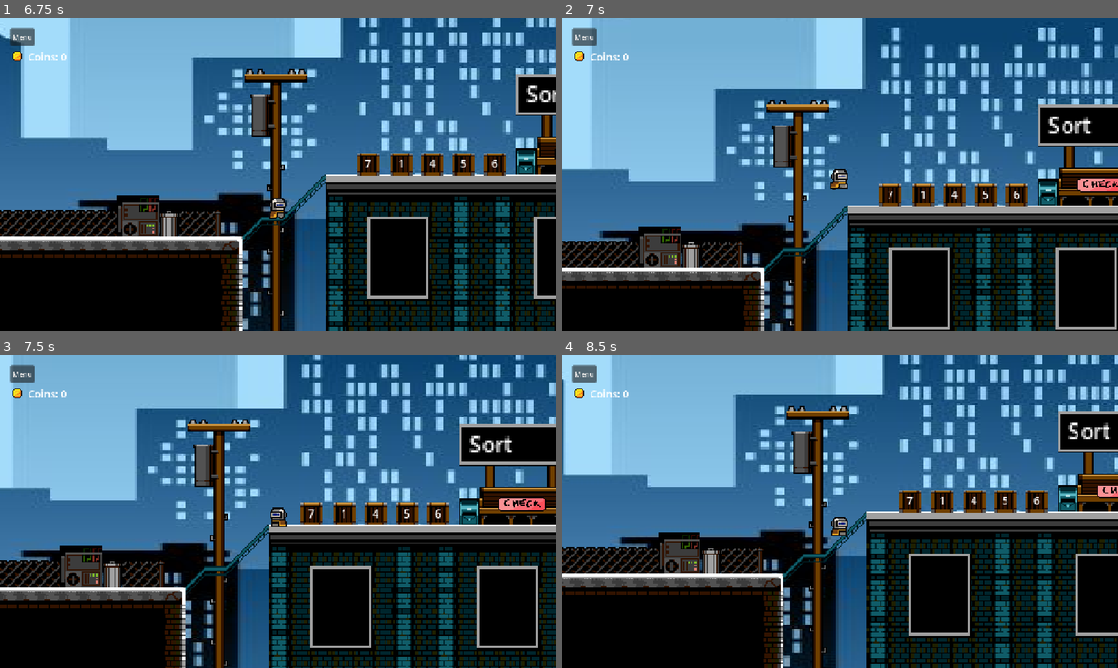
Above: before the commit, frames 1-4 (two rows, left to right).
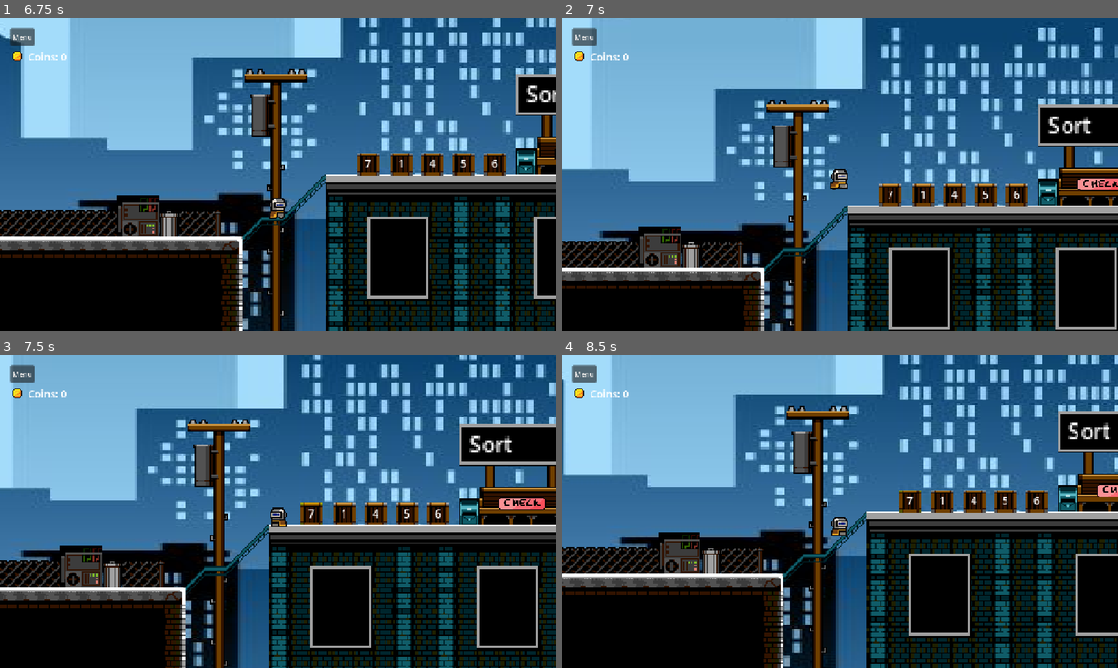
Above: after the commit, the same moments.

Repository: Natr1xon/puzzle_game
Game: Godot game, scene res://scenes/main/main.tscn
Same seed, same stepped clock (60 frames per second), same inputs: the game is played once before the commit and once after it.
Inputs:
- Up to frame 1 (6.75 s): click "Play" at 0.5 s; click "Play" at 1.25 s; click "Menu" at 2 s; click "Resume" at 2.75 s; hold D (move_right) 3.53-5.03 s; tap E (interact) every 0.75 s from 3.6 to 6.6 s; tap Space (jump) at 3.77, 4.52, 6.02 s; hold A (move_left) 5.03-5.78 s; hold D (move_right) from 5.78 s (still down)
- Up to frame 2 (7 s): keep holding D (move_right); tap Space (jump) at 6.77 s
- Up to frame 3 (7.5 s): release D (move_right) at 7.28 s; hold A (move_left) from 7.28 s (still down); tap E (interact) at 7.35 s
- Up to frame 4 (8.5 s): tap Space (jump) at 7.52 s; release A (move_left) at 8.03 s; hold D (move_right) from 8.03 s (still down); tap E (interact) at 8.1 s

Frame 1 is identical in both runs. In frame 2, less than 0.1% of the frame differs, in the area x 92-100%, y 51-56%; in frame 3, 0.1%, in the area x 54-99%, y 45-55%; in frame 4, less than 0.1%.
Error before the commit: Invalid assignment of property or key 'text' with value of type 'String' on a base object of type 'Nil'. (res://scripts/level_01/puzzle_object.gd:11)

Commit message:
all levels playable

Diff:
--- a/scenes/levels/level_01.tscn
+++ b/scenes/levels/level_01.tscn
@@ -5,14 +5,10 @@
 [ext_resource type="Script" uid="uid://bpi7jvc4hd0hl" path="res://scripts/level_01/level_logic_1.gd" id="2_uvc87"]
 [ext_resource type="PackedScene" uid="uid://chs3ia44ls6on" path="res://scenes/objects/puzzle_object.tscn" id="3_qdh5e"]
 [ext_resource type="PackedScene" uid="uid://b617fba8fvuvo" path="res://scenes/player/player.tscn" id="4_uvc87"]
-[ext_resource type="Script" uid="uid://vhrikkdvirs3" path="res://scripts/objects/check_button.gd" id="5_qdh5e"]
 [ext_resource type="Texture2D" uid="uid://8tnd84iqcm6f" path="res://assets/sprites/city/Assets_City.png" id="6_1ey3t"]
-[ext_resource type="Texture2D" uid="uid://7uq5jajupo7n" path="res://assets/sprites/button/button.png" id="6_50wog"]
+[ext_resource type="PackedScene" uid="uid://bhj8yhsi6w7tb" path="res://scenes/objects/check_button.tscn" id="6_kfebt"]
 [ext_resource type="PackedScene" uid="uid://cf043gxy2xtfm" path="res://scenes/kill_zone.tscn" id="7_kfebt"]
 [ext_resource type="Texture2D" uid="uid://cqvlxh1x71a5r" path="res://assets/background/bluecity.jpg" id="10_r72dd"]
-
-[sub_resource type="RectangleShape2D" id="RectangleShape2D_50wog"]
-size = Vector2(43, 20)
 
 [sub_resource type="TileSetAtlasSource" id="TileSetAtlasSource_r72dd"]
 texture = ExtResource("6_1ey3t")
@@ -504,21 +500,8 @@
 [node name="Coin5" parent="CoinContainer" unique_id=982289458 groups=["coins"] instance=ExtResource("2_r72dd")]
 position = Vector2(-86, -38)
 
-[node name="CheckButton" type="Node2D" parent="." unique_id=1808353633]
-position = Vector2(438, -180)
-script = ExtResource("5_qdh5e")
-
-[node name="Sprite2D" type="Sprite2D" parent="CheckButton" unique_id=924133208]
-position = Vector2(-52, 102)
-scale = Vector2(0.11304346, 0.07968751)
-texture = ExtResource("6_50wog")
-
-[node name="Area2D" type="Area2D" parent="CheckButton" unique_id=1283344456]
-position = Vector2(-37, 102)
-
-[node name="CollisionShape2D" type="CollisionShape2D" parent="CheckButton/Area2D" unique_id=694924043]
-position = Vector2(-15, -1)
-shape = SubResource("RectangleShape2D_50wog")
+[node name="CheckButton" parent="." unique_id=1573709163 instance=ExtResource("6_kfebt")]
+position = Vector2(386, -79)
 
 [node name="FeedbackLabel" type="Label" parent="." unique_id=651166233]
 offset_left = 346.0
--- a/scenes/levels/level_02.tscn
+++ b/scenes/levels/level_02.tscn
@@ -5,15 +5,11 @@
 [ext_resource type="Script" uid="uid://butwwa1httray" path="res://scripts/level_2/input_handler_2.gd" id="3_3acmf"]
 [ext_resource type="Script" uid="uid://dkeusvrfxyf0x" path="res://scripts/level_2/level_logic_2.gd" id="3_a3l5x"]
 [ext_resource type="Texture2D" uid="uid://8tnd84iqcm6f" path="res://assets/sprites/city/Assets_City.png" id="3_c5o3r"]
-[ext_resource type="Script" uid="uid://vhrikkdvirs3" path="res://scripts/objects/check_button.gd" id="3_c6rld"]
 [ext_resource type="PackedScene" uid="uid://b617fba8fvuvo" path="res://scenes/player/player.tscn" id="3_yjjx0"]
 [ext_resource type="PackedScene" uid="uid://d1n18f7d7hqr2" path="res://scenes/objects/coin.tscn" id="3_yklhy"]
-[ext_resource type="Texture2D" uid="uid://7uq5jajupo7n" path="res://assets/sprites/button/button.png" id="4_yklhy"]
 [ext_resource type="PackedScene" uid="uid://tycds1sjjvs5" path="res://scenes/objects/graph_node.tscn" id="7_ppbiy"]
+[ext_resource type="PackedScene" uid="uid://bhj8yhsi6w7tb" path="res://scenes/objects/check_button.tscn" id="7_yklhy"]
 [ext_resource type="Texture2D" uid="uid://b7eor2q4j7nrw" path="res://assets/background/sunsetcity.png" id="9_c6rld"]
-
-[sub_resource type="RectangleShape2D" id="RectangleShape2D_o4ql5"]
-size = Vector2(43, 20)
 
 [sub_resource type="TileSetAtlasSource" id="TileSetAtlasSource_c5o3r"]
 texture = ExtResource("3_c5o3r")
@@ -548,21 +544,8 @@
 [node name="Coin7" parent="CoinContainer" unique_id=2007950043 groups=["coins"] instance=ExtResource("3_yklhy")]
 position = Vector2(105, -10)
 
-[node name="CheckButton" type="Node2D" parent="." unique_id=516063093]
-position = Vector2(1588, -78)
-script = ExtResource("3_c6rld")
-
-[node name="Sprite2D" type="Sprite2D" parent="CheckButton" unique_id=162455679]
-position = Vector2(-42, 1.7500076)
-scale = Vector2(0.11304346, 0.07968751)
-texture = ExtResource("4_yklhy")
-
-[node name="Area2D" type="Area2D" parent="CheckButton" unique_id=1195288178]
-position = Vector2(-27, 1.75)
-
-[node name="CollisionShape2D" type="CollisionShape2D" parent="CheckButton/Area2D" unique_id=519644301]
-position = Vector2(-15, -1)
-shape = SubResource("RectangleShape2D_o4ql5")
+[node name="CheckButton" parent="." unique_id=1573709163 instance=ExtResource("7_yklhy")]
+position = Vector2(1566, -81)
 
 [node name="Back" type="TileMapLayer" parent="." unique_id=656803696]
 z_index = -1
--- /dev/null
+++ b/scenes/objects/check_button.tscn
@@ -0,0 +1,19 @@
+[gd_scene format=3 uid="uid://bhj8yhsi6w7tb"]
+
+[ext_resource type="Script" uid="uid://vhrikkdvirs3" path="res://scripts/objects/check_button.gd" id="1_p0gap"]
+[ext_resource type="Texture2D" uid="uid://7uq5jajupo7n" path="res://assets/sprites/button/button.png" id="2_n0cl5"]
+
+[sub_resource type="RectangleShape2D" id="RectangleShape2D_sb2pr"]
+size = Vector2(43, 20)
+
+[node name="ChecButton" type="Area2D" unique_id=1573709163]
+script = ExtResource("1_p0gap")
+
+[node name="CollisionShape2D" type="CollisionShape2D" parent="." unique_id=1922610584]
+position = Vector2(0, -0.25)
+shape = SubResource("RectangleShape2D_sb2pr")
+
+[node name="Sprite2D" type="Sprite2D" parent="." unique_id=1543268741]
+position = Vector2(3.0517578e-05, 0.7499924)
+scale = Vector2(0.11304346, 0.07968751)
+texture = ExtResource("2_n0cl5")
--- a/scripts/level_01/input_handler_1.gd
+++ b/scripts/level_01/input_handler_1.gd
@@ -18,6 +18,12 @@
 func can_swap(a, b) -> bool:
 	if not a.has_method("get_value") or not b.has_method("get_value"):
 		return false
+
+	var distance = a.global_position.distance_to(b.global_position)
+	if distance > 30:
+		Notify.warn("Слишком далеко! Выберите ближе", 1.5)
+		return false
+
 	return true
 
 func handle_interact(obj):
@@ -31,7 +37,6 @@
 		obj.highlight(true)
 		selected_object = obj
 		print("Выбран:", obj.name)
-		Notify.info("Выбран объект: " + str(obj.get_value()), 1.0)
 		return
 
 	if selected_object == obj:
--- a/scripts/level_01/level_logic_1.gd
+++ b/scripts/level_01/level_logic_1.gd
@@ -1,6 +1,7 @@
 extends Node
 
 var is_completed = false
+
 
 @onready var feedback_label = $"../FeedbackLabel"
 
--- a/scripts/level_01/puzzle_object.gd
+++ b/scripts/level_01/puzzle_object.gd
@@ -5,21 +5,43 @@
 @onready var sprite = $Sprite2D
 
 var is_highlighted = false
+var message_timer = null
 var original_modulate = Color.WHITE
 
 func update_label():
-	label.text = str(value)
+	if label:
+		label.text = str(value)
+	else:
+		print("Ошибка: Label не найден в ", name)
 
 func _ready():
 	update_label()
 	print("Я появился:", value)
 
+	add_to_group("puzzle_objects")
+
+	if sprite:
+		original_modulate = sprite.modulate
+
+	if not get_node_or_null("CollisionShape2D"):
+		var collision = CollisionShape2D.new()
+		var shape = RectangleShape2D.new()
+		shape.extents = Vector2(32, 32)
+		collision.shape = shape
+		add_child(collision)
+
+	var area = Area2D.new()
+	area.name = "InteractionArea"
+	var area_collision = CollisionShape2D.new()
+	area_collision.shape = RectangleShape2D.new()
+	area_collision.shape.extents = Vector2(40, 40)
+	area.add_child(area_collision)
+	add_child(area)
+
 func highlight(enable: bool):
 	is_highlighted = enable
-	modulate = Color.YELLOW if enable else original_modulate
-
 	if sprite:
-		sprite.modulate = Color.YELLOW if enable else Color.WHITE
+		sprite.modulate = Color.YELLOW if enable else original_modulate
 
 func get_value():
 	return value
--- a/scripts/level_2/level_logic_2.gd
+++ b/scripts/level_2/level_logic_2.gd
@@ -16,6 +16,8 @@
 	randomize()
 	await get_tree().process_frame
 	find_all_nodes()
+
+	reset_total()
 
 	for node in all_nodes:
 		if node.has_signal("player_entered"):
@@ -94,8 +96,8 @@
 	if from_node == null:
 		return true
 
-	var is_connected = to_node in from_node.connected_nodes
-	if not is_connected:
+	var is_connected_node = to_node in from_node.connected_nodes
+	if not is_connected_node:
 		print("⚠️ Узлы ", from_node.node_name, " и ", to_node.node_name, " не связаны!")
 		return false
 
@@ -130,29 +132,29 @@
 	distances[start_node] = 0
 
 	while unvisited.size() > 0:
-		var current = unvisited[0]
+		var current_node_path = unvisited[0]
 		for node in unvisited:
-			if distances[node] < distances[current]:
-				current = node
+			if distances[node] < distances[current_node_path]:
+				current_node_path = node
 
-		if current == end_node:
+		if current_node_path == end_node:
 			break
 
-		unvisited.erase(current)
+		unvisited.erase(current_node_path)
 
-		for neighbor in current.connected_nodes:
-			var new_dist = distances[current] + neighbor.node_value
+		for neighbor in current_node_path.connected_nodes:
+			var new_dist = distances[current_node_path] + neighbor.node_value
 
 			if new_dist < distances[neighbor]:
 				distances[neighbor] = new_dist
-				previous[neighbor] = current
+				previous[neighbor] = current_node_path
 
 	var path = []
-	var current = end_node
+	var current_path_node = end_node
 
-	while current != null:
-		path.insert(0, current)
-		current = previous[current]
+	while current_path_node != null:
+		path.insert(0, current_path_node)
+		current_path_node = previous[current_path_node]
 
 	return path
 
--- a/scripts/level_3/level_logic_3.gd
+++ b/scripts/level_3/level_logic_3.gd
@@ -41,7 +41,6 @@
 		Notify.warn("Подойдите к колышку!")
 		return false
 
-	# Передаем в InputHandler
 	if input_handler:
 		input_handler.handle_peg_clicked(current_near_peg)
 	else:
--- a/scripts/notification_system.gd
+++ b/scripts/notification_system.gd
@@ -39,20 +39,20 @@
 	is_showing = true
 	var msg = message_queue.pop_front()
 
-	var notification = create_notification(msg.text)
-	add_child(notification)
+	var msg_panel = create_notification(msg.text)
+	add_child(msg_panel)
 
-	notification.modulate = Color(1, 1, 1, 0)
+	msg_panel.modulate = Color(1, 1, 1, 0)
 	var tween = create_tween()
-	tween.tween_property(notification, "modulate", Color(1, 1, 1, 1), 0.2)
+	tween.tween_property(msg_panel, "modulate", Color(1, 1, 1, 1), 0.2)
 
 	await get_tree().create_timer(msg.duration).timeout
 
-	if notification and is_instance_valid(notification):
+	if msg_panel and is_instance_valid(msg_panel):
 		tween = create_tween()
-		tween.tween_property(notification, "modulate", Color(1, 1, 1, 0), 0.2)
+		tween.tween_property(msg_panel, "modulate", Color(1, 1, 1, 0), 0.2)
 		await tween.finished
-		notification.queue_free()
+		msg_panel.queue_free()
 
 	await get_tree().create_timer(0.1).timeout
 	show_next_message()
--- a/scripts/objects/check_button.gd
+++ b/scripts/objects/check_button.gd
@@ -1,11 +1,54 @@
-extends Node2D
+extends Area2D
 
-@onready var area = $Area2D
+@onready var sprite = $Sprite2D
+var is_player_near = false
 
+func _ready():
+	add_to_group("check_buttons")
+
+	body_entered.connect(_on_body_entered)
+	body_exited.connect(_on_body_exited)
+
+func _on_body_entered(body):
+	if body.name == "Player":
+		is_player_near = true
+		print("Игрок рядом с кнопкой!")
+		if sprite:
+			sprite.modulate = Color.YELLOW
+
+func _on_body_exited(body):
+	if body.name == "Player":
+		is_player_near = false
+		print("Игрок отошел от кнопки")
+		if sprite:
+			sprite.modulate = Color.WHITE
+
+# Этот метод вызывается из player.gd
 func interact():
-	print("Check")
-	scale = Vector2(0.9, 0.9)
-	await get_tree().create_timer(0.1).timeout
-	scale = Vector2(1, 1)
+	if not is_player_near:
+		return
 
-	get_node("../LevelLogic").check_win()
+
+	var tween = create_tween()
+	tween.set_ease(Tween.EASE_OUT)
+	tween.set_trans(Tween.TRANS_QUAD)
+	tween.tween_property(self, "scale", Vector2(0.8, 0.8), 0.1)
+	await tween.finished
+
+	tween = create_tween()
+	tween.set_ease(Tween.EASE_OUT)
+	tween.set_trans(Tween.TRANS_QUAD)
+	tween.tween_property(self, "scale", Vector2(1, 1), 0.1)
+	await tween.finished
+
+	var level_logic = get_node("/root/Main/LevelContainer/Level/LevelLogic")
+	if not level_logic:
+		level_logic = get_node("../LevelLogic")
+	if not level_logic:
+		level_logic = get_tree().root.find_child("LevelLogic", true, false)
+
+	if level_logic and level_logic.has_method("check_win"):
+		print("LevelLogic найден, вызываем check_win()")
+		level_logic.check_win()
+	else:
+		print("LevelLogic НЕ НАЙДЕН!")
--- a/scripts/player.gd
+++ b/scripts/player.gd
@@ -47,8 +47,9 @@
 	else:
 		velocity.x = move_toward(velocity.x, 0, SPEED)
 
-	# ВЗАИМОДЕЙСТВИЕ С БАШНЕЙ
 	if Input.is_action_just_pressed("interact"):
+		interact_with_button()
+		interact_with_puzzle()
 		interact_with_tower()
 
 	move_and_slide()
@@ -57,6 +58,36 @@
 	var level_logic = get_node("../LevelLogic")
 	if level_logic and level_logic.has_method("interact_with_current_peg"):
 		level_logic.interact_with_current_peg()
+
+func interact_with_puzzle():
+	if input_handler and input_handler.has_method("handle_interact"):
+		var nearest = find_nearest_puzzle_object()
+		if nearest:
+			input_handler.handle_interact(nearest)
+		else:
+			print("Нет puzzle object рядом")
+
+func interact_with_button():
+	var buttons = get_tree().get_nodes_in_group("check_buttons")
+	for button in buttons:
+		var distance = global_position.distance_to(button.global_position)
+		if distance < 30:
+			if button.has_method("interact"):
+				button.interact()
+			return
+
+func find_nearest_puzzle_object():
+	var puzzle_objects = get_tree().get_nodes_in_group("puzzle_objects")
+	var nearest = null
+	var min_distance = 10.0
+
+	for obj in puzzle_objects:
+		var distance = global_position.distance_to(obj.global_position)
+		if distance < min_distance:
+			min_distance = distance
+			nearest = obj
+
+	return nearest
 
 func pass_through_one_way_platform():
 	var layer_bit = 1 << (ONE_WAY_LAYER - 1)
@@ -67,31 +98,3 @@
 	await get_tree().create_timer(0.2).timeout
 	collision_mask |= layer_bit
 	is_passing_through = false
-
-func interact():
-	if interaction_area == null:
-		print("InteractionArea НЕ НАЙДЕН!")
-		return
-
-	var areas = interaction_area.get_overlapping_areas()
-
-	if areas.size() == 0:
-		return
-
-	for area in areas:
-		var obj = area
-
-		if obj.get_parent().has_method("interact"):
-			obj.get_parent().interact()
-			return
-
-		while obj != null and not obj.has_method("get_value"):
-			obj = obj.get_parent()
-
-		if obj != null:
-			print("Выбрал:", obj.name)
-			if input_handler and input_handler.has_method("handle_interact"):
-				input_handler.handle_interact(obj)
-			return
-
-	print("PuzzleObject не найден")
Not shown: 1 places in scenes/main/level_card.tscn that only renumber resources
